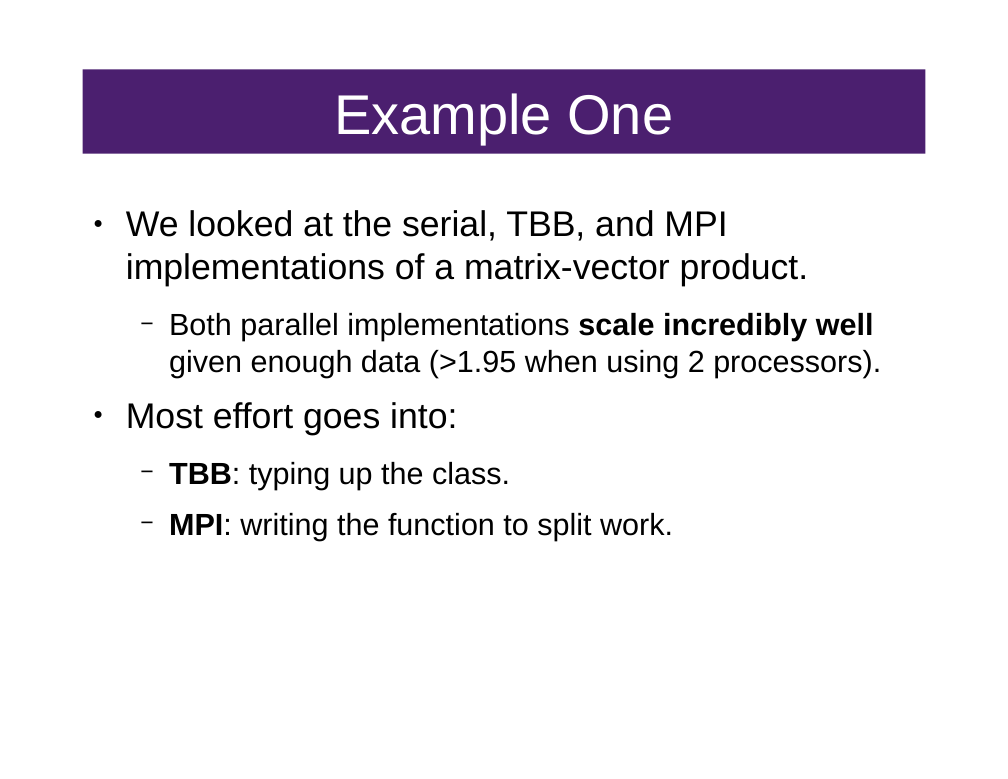
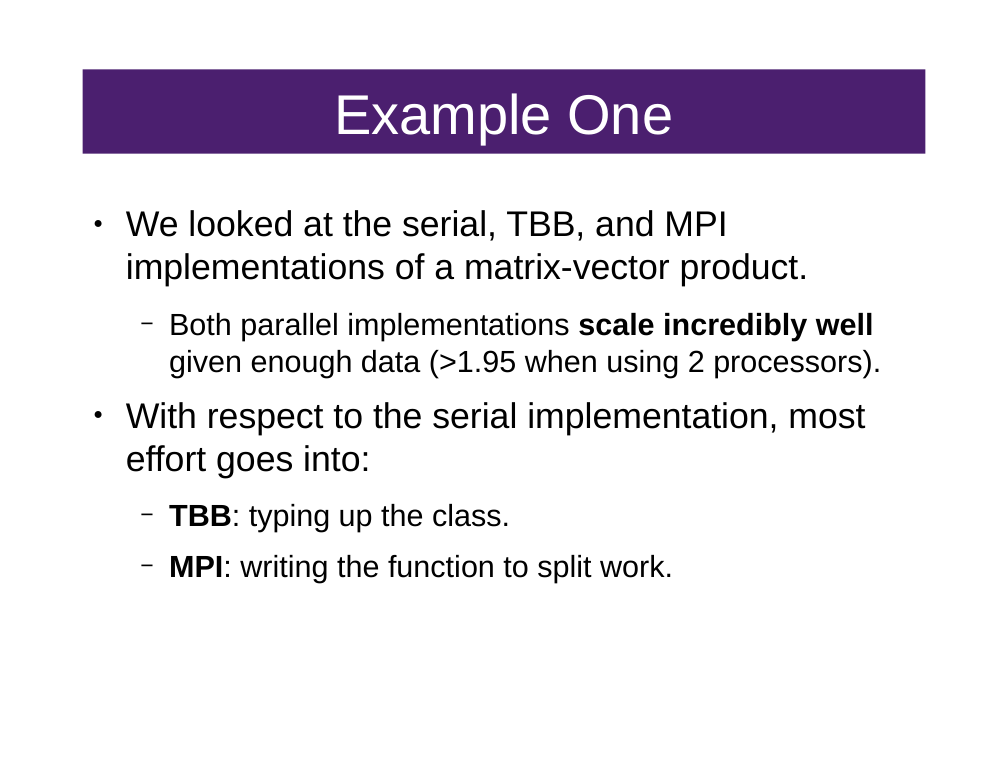
Before and after one commit to FractalDesigns/cowichan-1, a slide deck: slide 14 of presentation-june.odp. Drawn at 1008x779 pixels with LibreOffice and Linux fonts; fonts in the diff are those of the drawing. Boxes give left, top, right and bottom in pixels: in the first picture for what was removed or moved away, otherwise in the second. Text is boxed around its words. In the diff, an @@ line names an element or a change of style, - is before the commit and + after.

```diff
--- a/presentation-june.odp
+++ b/presentation-june.odp
@@ text at <box>126,402,865,478</box>: text changed @@
-● Most effort goes into:
+● With respect to the serial implementation, most effort goes into:
```
Also in this commit, not shown: 3 other slides changed, 1 other file.
